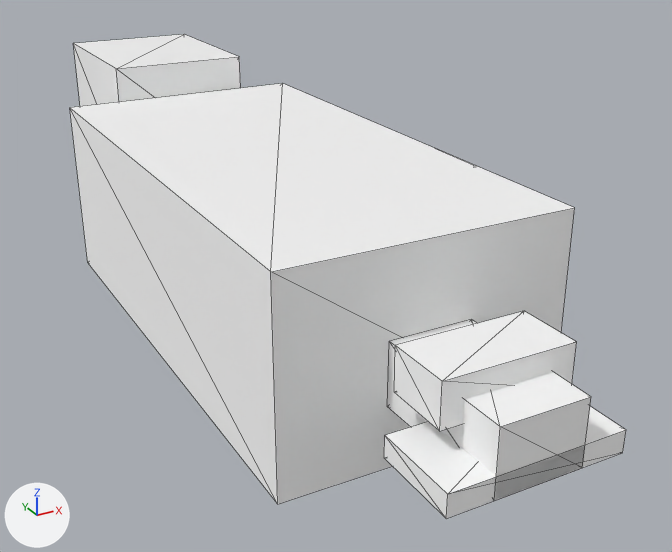
An edit to the glTF model models/creatures/whale/model.gltf, drawn before and after from the same camera.
One viewpoint serves both versions: a camera (50 mm lens) standing at (-1.22, -2.59, 1.57) and looking at (0.16, -0.09, 0.31). Every picture has the same lights, and +X, +Y and +Z are marked at lower left. The picture after the commit comes second. Mesh edges are drawn as thin lines. Vertices at exactly the same position are counted once.

Script lines for the objects in view, before the commit:
```python
me_mesh_0 = bpy.data.meshes.new('Mesh_0')
me_mesh_0.from_pydata(...)  # 64 vertices, 96 faces; spans x -0.44..0.69, y -1.31..1.5, z 0.12..0.88
# faces by material slot: [48, 12, 36]
me_mesh_0.materials.append(mat_body)  # white #ffffff
me_mesh_0.materials.append(mat_face)  # white #ffffff
me_mesh_0.materials.append(mat_wing)  # white #ffffff
# before: 58 (0.44, -0.12, 0.62), 59 (0.69, -0.12, 0.62) at pixel (476, 166), 62 (0.69, 0.12, 0.62) at pixel (434, 148), 63 (0.44, 0.12, 0.62)
ob_mesh = bpy.data.objects.new('mesh', me_mesh_0)
ob_mesh.location = (0.0, 0.0, 0.0)
```
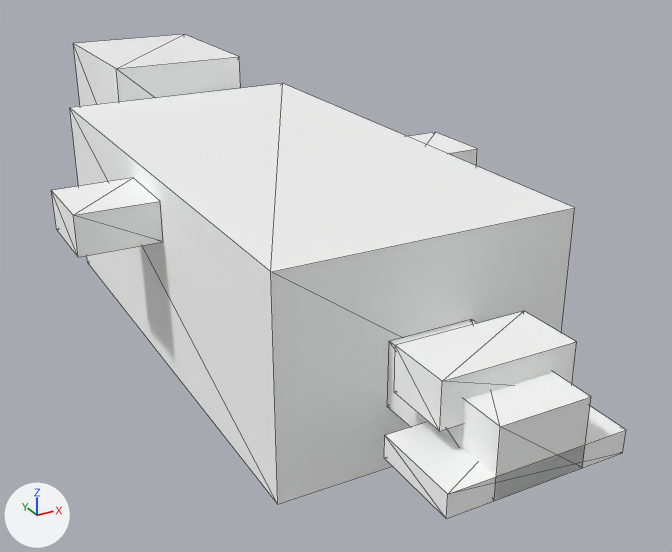
Changed parts and their boxes [x1, y1, x2, y2] in the pictures (672 x 552 px; the box of a moved part takes in the faces that stretch with it):
'mesh', reshaped
    before: [70, 34, 626, 519]
    after: [52, 34, 626, 519]
part 1 of me_mesh_0, added
    after: [52, 178, 163, 257]
part 2 of me_mesh_0, moved or reshaped (not visible before)
    after: [407, 132, 477, 166]

The change, as a list of edits to the scene's bpy script:
```text
Change me_mesh_0:
    used by ob_mesh; location = (0.0, 0.0, 0.0)
    verts and faces of me_mesh_0; kept vertices keep their numbers, new ones are numbered from 64
    remove me_mesh_0.from_pydata(...)  # 64 vertices, 96 faces; spans x -0.44..0.69, y -1.31..1.5, z 0.12..0.88
    add me_mesh_0.from_pydata(...)  # 72 vertices, 108 faces; spans x -0.69..0.69, y -1.31..1.5, z 0.12..0.88
    me_mesh_0 part 1: a new loose piece, a box spanning x -0.69..-0.44, y -0.12..0.12, z 0.56..0.69, in mat_body (white #ffffff)
    me_mesh_0 part 2
    add for i in [58, 59, 62, 63]: verts[i] += (0.0, 0.0, 0.07)
    remove me_mesh_0.materials.append(mat_face)  # white #ffffff
    remove me_mesh_0.materials.append(mat_wing)  # white #ffffff
```
